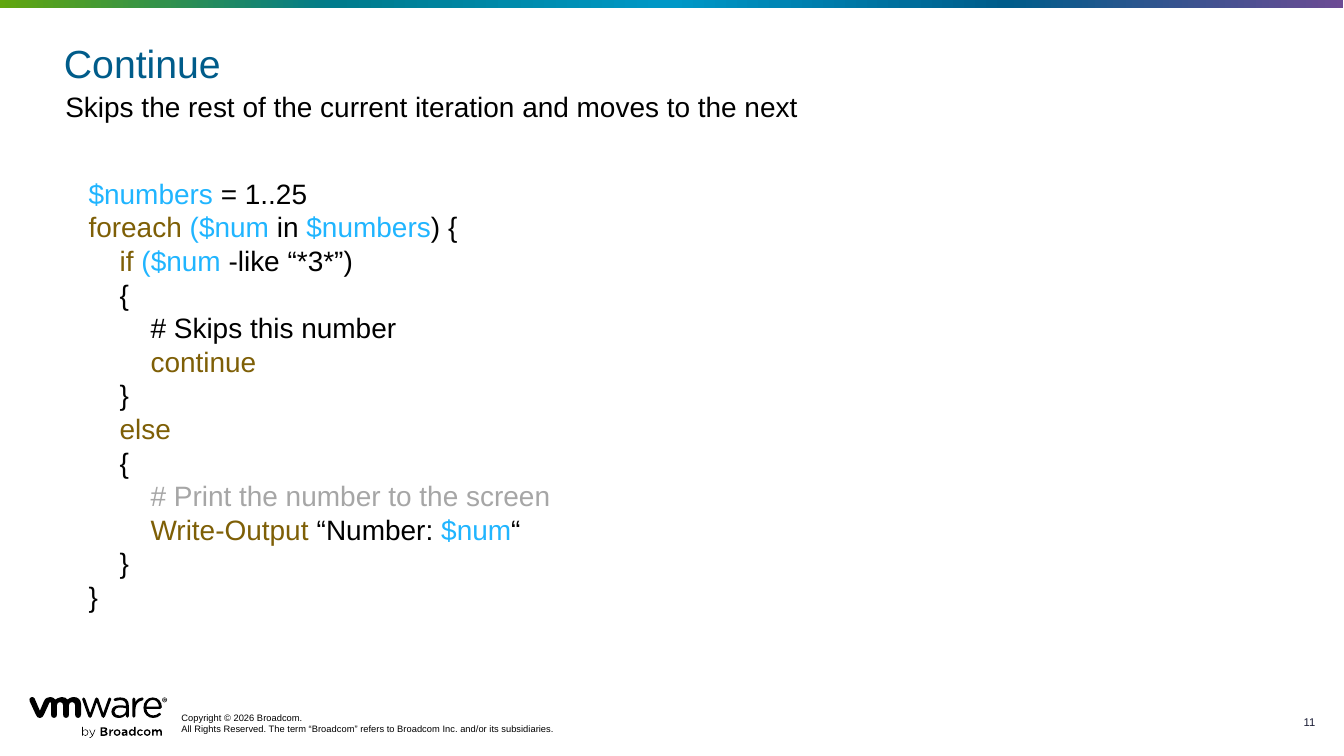
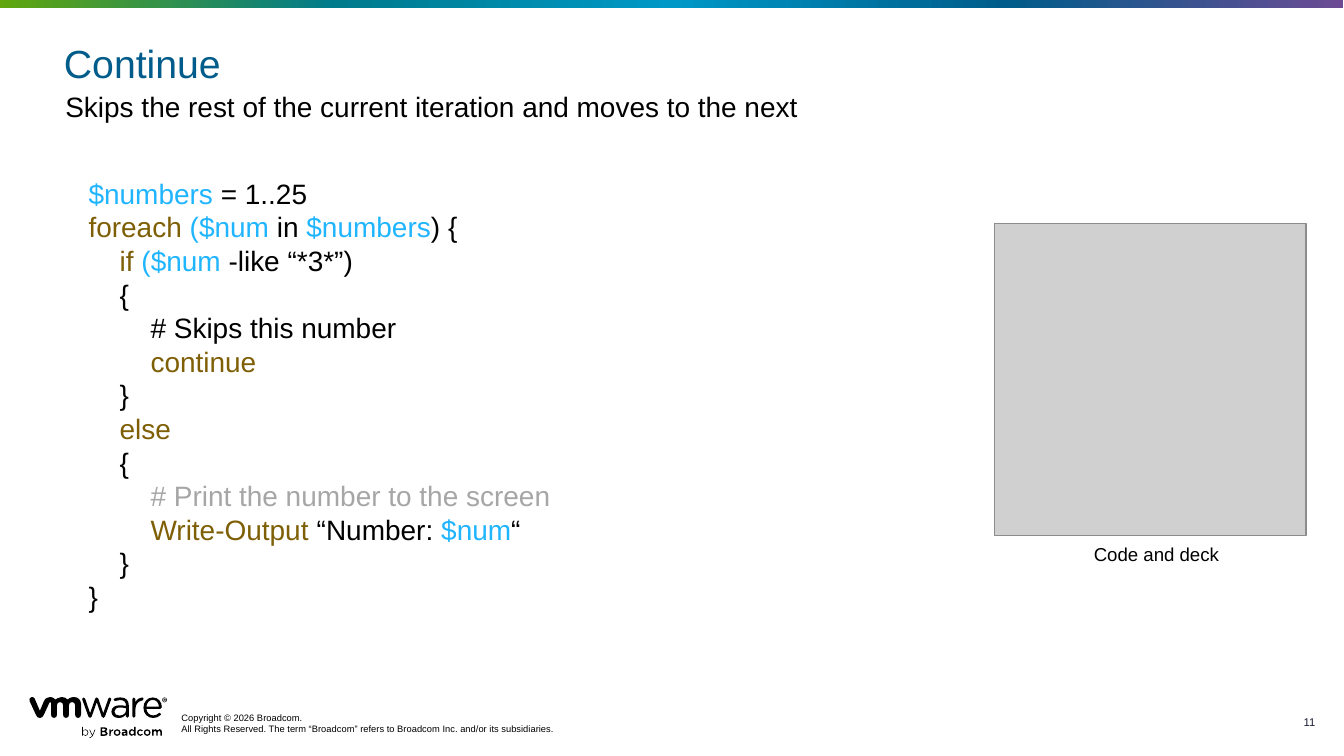
Before and after one commit to jpsider/Invoke-Automation, a slide deck: slide 11 of VMware_Explore/2026/CODEQT1177LV/CODEQT1177LV.pptx. Drawn at 1344x756 pixels with LibreOffice and Linux fonts; fonts in the diff are those of the drawing; grey boxes stand for pictures. Boxes give left, top, right and bottom in pixels: in the first picture for what was removed or moved away, otherwise in the second. Text is boxed around its words. In the diff, an @@ line names an element or a change of style, - is before the commit and + after.

Commit message:
updated

```diff
--- a/VMware_Explore/2026/CODEQT1177LV/CODEQT1177LV.pptx
+++ b/VMware_Explore/2026/CODEQT1177LV/CODEQT1177LV.pptx
@@ picture added at bbox=[995, 223, 1306, 535] @@
@@ text added at bbox=[1094, 547, 1219, 562], 10 pt, text #000000 @@
+Code and deck
```
Also in this commit, not shown: 9 other slides changed.
